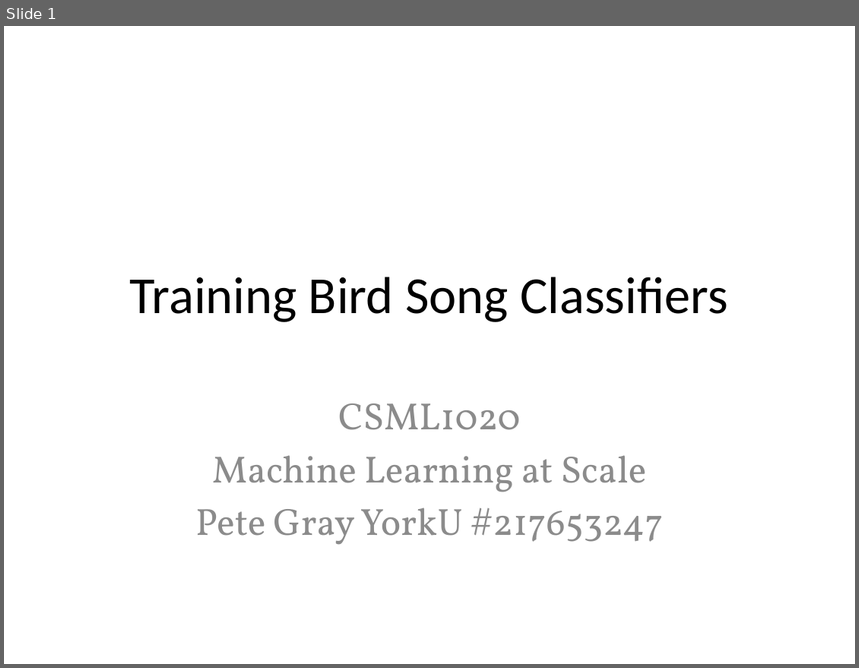
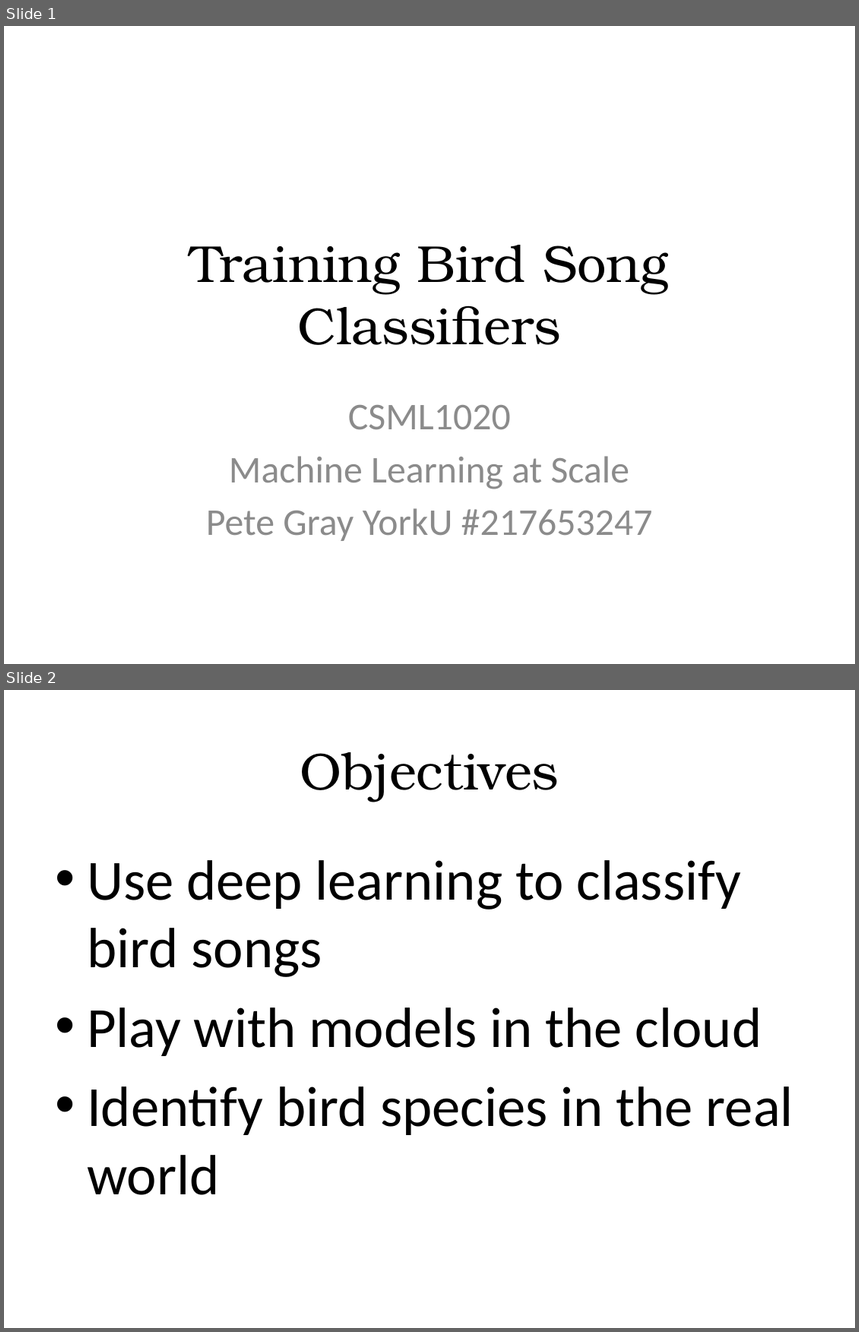
Before and after one commit to 3dspace/machine-learning-at-scale, a slide deck: training_birdsong_classifiers.pptx. Shown one above the other, each under a label of ours: slide 1 before the commit, slides 1 and 2 after it. The pictures are 859x668 and 859x1332 pixels, drawn with LibreOffice and Linux fonts; fonts in the diff are those of the drawing. Boxes give left, top, right and bottom in pixels: in the first picture for what was removed or moved away, otherwise in the second. Text is boxed around its words. In the diff, an @@ line names an element or a change of style, - is before the commit and + after.

```diff
--- a/training_birdsong_classifiers.pptx
+++ b/training_birdsong_classifiers.pptx
@@ slide 2 added at box(4, 690, 855, 1328), background #FFFFFF @@
@@ title added at box(300, 752, 559, 801), 44 pt, text #000000 @@
+Objectives
@@ text added at box(87, 860, 794, 1195), 48 pt, text #000000 @@
+• Use deep learning to classify bird songs
+• Play with models in the cloud
+• Identify bird species in the real world
@@ slide 1 changed as well @@
@@ title "Training Bird Song Classifiers" at box(190, 245, 669, 345): font Calibri to TeX Gyre Bonum @@
@@ subtitle "CSML1020" at box(206, 405, 653, 541): font Vollkorn to Calibri @@
```
Also in this commit, not shown: 4 other slides changed, 8 other slides added, 1 slide removed.
